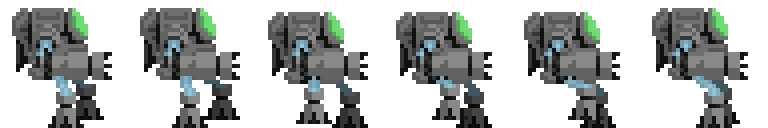
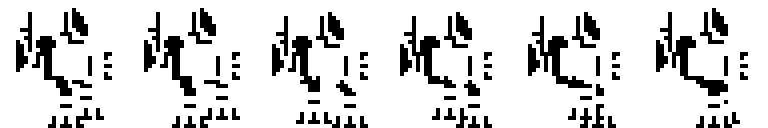
The second 768x128 image is a revision of the first. Changes to its layers:
added layer "Mask" above "Frame 6" over (12, 8, 748, 128)
